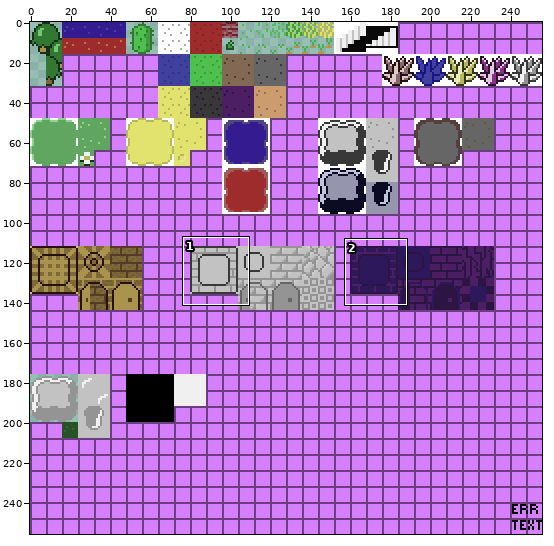
A sprite sheet gets an edit: src/main/resources/resources/textures/tiles.png. The picture above shows the old version from afar; the outline marks the close-up.
Close-up. Before the edit:
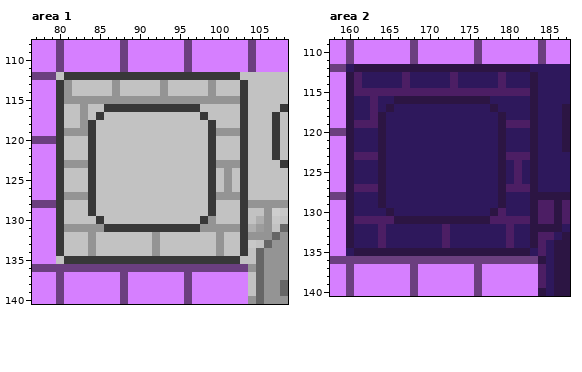
The file is 256x256 pixels. Colours within 5 levels of each other are drawn and written as one. Shown: area 1: x 77..108, y 108..140; area 2: x 158..187, y 109..140.
After:
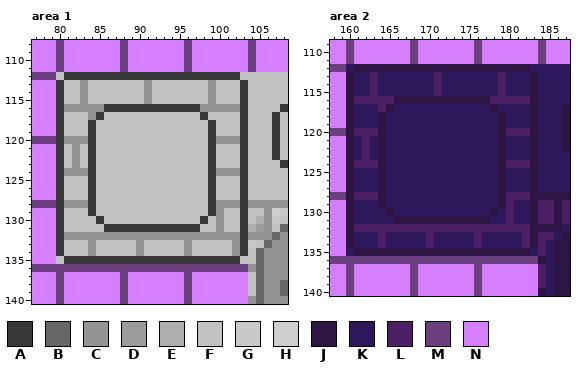
Palette (. is transparent): A #383838  B #666666  C #949494  D #9c9c9c  E #aeaeae  F #c2c2c2  G #c8c8c8  H #cecece  J #2c1543  K #2e185c  L #4c1e64  M #6b3f7f  N #d67fff
Commit message: fix: corrected stone and obsidian wall tiles
From old to new:
Changed rows in their new state; - is an unchanged pixel.
Area 1:
first column x 81:
113 F-C---F---C-F---------
114 F-C---F---C-F---------
115 FF-FFFFFFF-FFFFFFF-FFF
116 CC-CC------------CCCCC
117 --FC------------------
118 --F-------------------
119 FFF----------------FFF
120 CCC----------------CCC
121 -C--------------------
122 -C--------------------
123 F-F----------------FFF
124 CCC----------------C-C
125 --------------------F-
126 --------------------F-
127 FFF----------------FFF
128 CCC----------------CCC
129 -------------------C--
130 ------------------FC--
131 FFFFF------------FF-FF
132 CCC-CCCCCCC-CCCCCCC-CC
133 ---------C-F---C---F-C
134 ---------C-F---C---F-C
Area 2:
first column x 161:
113 K-L---K---L-K---------
114 K-L---K---L-K---------
115 KK-KKKKKKK-KKKKKKK-KKK
116 LL-LL------------LLLLL
117 --KL------------------
118 --K-------------------
119 KKK----------------KKK
120 LLL----------------LLL
121 -L--------------------
122 -L--------------------
123 K-K----------------KKK
124 LLL----------------L-L
125 --------------------K-
126 --------------------K-
127 KKK----------------KKK
128 LLL----------------LLL
129 -------------------L--
130 ------------------KL--
131 KKKKK------------KK-KK
132 LLL-LLLLLLL-LLLLLLL-LL
133 ---------L-K---L---K-L
134 ---------L-K---L---K-L
